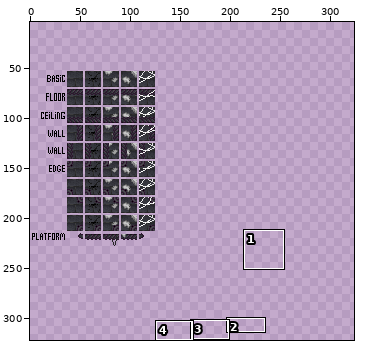
Two versions of one sprite sheet, Paint-it-Black/levels/tiles/tiles.png. Above, an overview of the earlier version with the close-up marked.
Close-up. Old version:
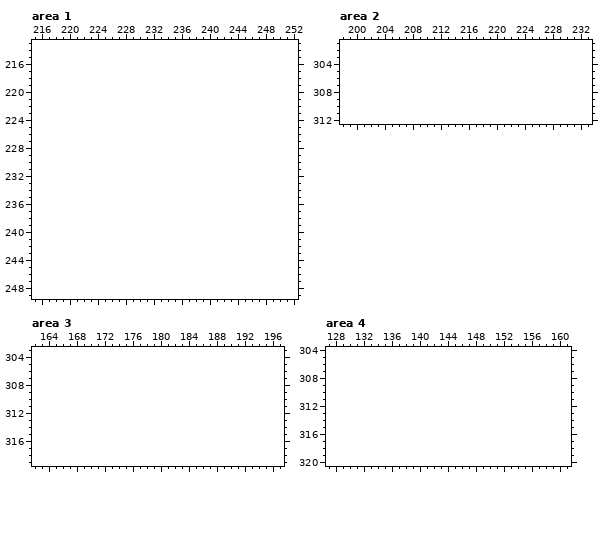
The file is 127x182 pixels. Colours within 5 levels of each other are drawn and written as one. Shown: area 1: x 215..252, y 213..249; area 2: x 198..233, y 301..312; area 3: x 162..197, y 303..319; area 4: x 127..161, y 304..320. The old version is drawn lined up with the new one, on the new canvas. The wide view leaves out empty margins. The commit also changed other parts of the picture, which this record leaves out.
After:
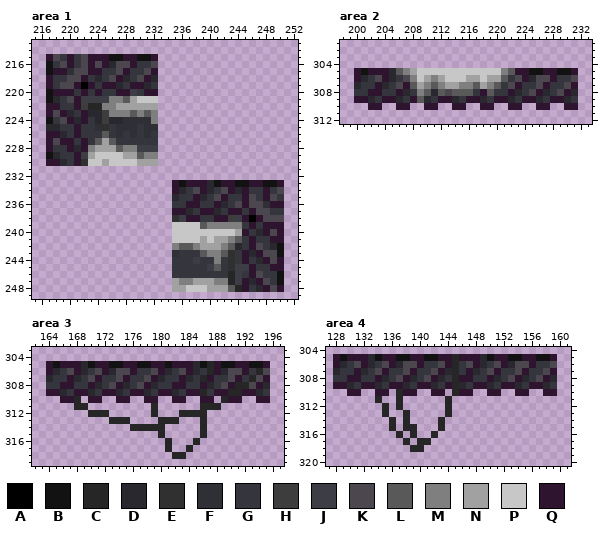
Palette (. is transparent): A #000000  B #121212  C #262626  D #28282e  E #303030  F #2f2f36  G #35363d  H #3d3d3d  J #3c3d45  K #4c474f  L #595959  M #7f7f7f  N #a1a1a1  P #c7c7c7  Q #2e142e
The exact change:
canvas 127x182 -> 324x322, the old top-left corner now at 0,51
Changed rows in their new state; - is an unchanged pixel.
Area 1:
first column x 217:
215 QKGQGKQQQBBQQBBQ------------------
216 BGKQGKQKQDKKQGGK------------------
217 BQQFKKQQGGKQGGKQ------------------
218 QGGKKQGDGKQDGKQD------------------
219 QGKKQAQGQQDGQQDG------------------
220 BQQQGQGQGGQQJGQQ------------------
221 BDGKQJJJJMMLNPPP------------------
222 QQGGQHCCMMNNNNNN------------------
223 QKQDGQDDHMMMLMLM------------------
224 BGKQDQGDHDDFFFFM------------------
225 DDGGQGGFEGFFFGFF------------------
226 QQDGQGGGLGFGFGFG------------------
227 QKQQGQGLNLGGGGGG------------------
228 QGGQDQMNNNLMMJJJ------------------
229 BDGGQJNPPPPNNLMM------------------
230 QQDGQEPPNPPPPNNN------------------
233 ------------------QBQQQDBQQBBQQBBQ
234 ------------------QDGKQDGKQDQGGQGK
235 ------------------DGGQDGKQGGQKGQKG
236 ------------------GGQQGGQDGKQKKFQQ
237 ------------------QQDGQQDGQQGQKKGG
238 ------------------EJQQGGQQHJQAQKKK
239 ------------------PPPPLMMMMMGQGQQQ
240 ------------------PPPPPPPPPNQGDQKQ
241 ------------------PPPPNPNNMLGQGGQQ
242 ------------------MLLMNNNMLDGQKGDB
243 ------------------FGGGLMMLEGQDQKKB
244 ------------------GGGJGGMGEGQGDQKQ
245 ------------------GGGGGJLGEJJQGGQQ
246 ------------------GGGGGGGGCJGQKGGB
247 ------------------NMMNNNMMCJQDQKGB
248 ------------------NNPPPNNNLCQGDQKQ
Area 2:
first column x 200:
305 QBQQQDLMNPPPPPPPPPPPPMLQQBBQQBBQ
306 QDGKQDGKMPNMNPPPNNPNNLGKQDKKQGGK
307 DGGQDGKQLNMLMNNMMLNMLGKQGGKQGGKQ
308 GGQQGGQDGMLDLKLLLGQLGGQDGKQDGKQD
309 QQDGQQDGQLDGQQDGQQDGQQDGQQDGQQDG
310 --QQ--QQ--QQ--QQ--QQ--QQ--QQ--QQ
Area 3:
first column x 164:
305 QBQQQDBQQBBQQBBQQBQQQDBCQBBQQBBQ
306 QDGKQDGKQDKKQGGKQDGKQDGCQDKKQGCK
307 DGGQDGKQGGKQGGKQDGGQDGCQGGKQGCKQ
308 GGQQGGQDGKQDGKQDGGQQGGQDGKQCCKQD
309 QQDGQQDGQQDGQQDGQQDGQQCGQQCCQQDG
310 --QQC-QQ--QQ--QQ--QQ--QQ-CQQ--QQ
311 ----CC---------C------CCC-------
312 ------CCC------C---CCCC---------
313 ---------CCC----CCC---C---------
314 ------------CCCCC-----C---------
315 ----------------C-----C---------
316 -----------------C---C----------
317 -----------------C--C-----------
318 ------------------CC------------
Area 4:
first column x 128:
305 QBQQQDBQQBBQQBBQQCQQQDBQQBBQQBBQ
306 QDGKQDGKQDKKQGGKQCGKQDGKQDKKQGGK
307 DGGQDGKQGGKQGGKQDCGQDGKQGGKQGGKQ
308 GGQQGGQDGKQDGKQDGCQQGGQDGKQDGKQD
309 QQDGQQDGQQDGQQDGQCDGQQDGQQDGQQDG
310 --QQ--QQ-CQQ--QQ-CQQ--QQ--QQ--QQ
311 ------C--C------C---------------
312 -------C-C------C---------------
313 -------C--C-----C---------------
314 --------C-C----C----------------
315 --------C-CC---C----------------
316 ---------C-C--C-----------------
317 ----------C-CC------------------
318 -----------CC-------------------
Pixel boxes of the changes (left, top, right, bottom) in both close-ups:
added: (46, 54, 284, 292)
added: (354, 68, 578, 110)
added: (46, 361, 270, 459)
added: (333, 354, 557, 452)
